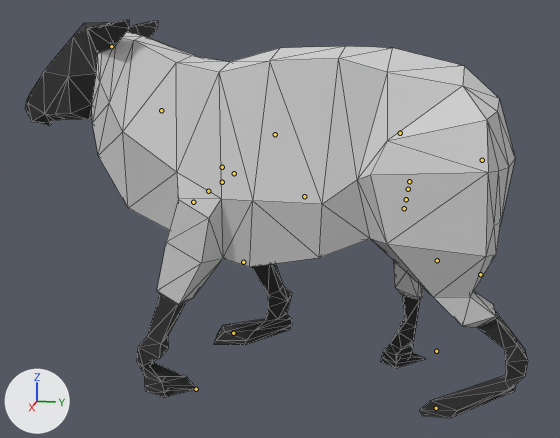
Renders of the glTF model assets/animals/Sheep.glb from each side of a commit.
Before and after are seen from a 50 mm camera at (8.99, 1.48, 4.26) aimed at (0.01, -0.32, 2.01). Every picture has the same lights, and +X, +Y and +Z are marked at lower left. The picture after the commit comes second. Both versions are drawn at frame 8 of the action 'Walk'; the numbers are the values there. The bones that change, and the others that lie on the model, are drawn over the model as lines. Mesh edges are drawn as thin lines.

The first picture shows 'Sheep'.
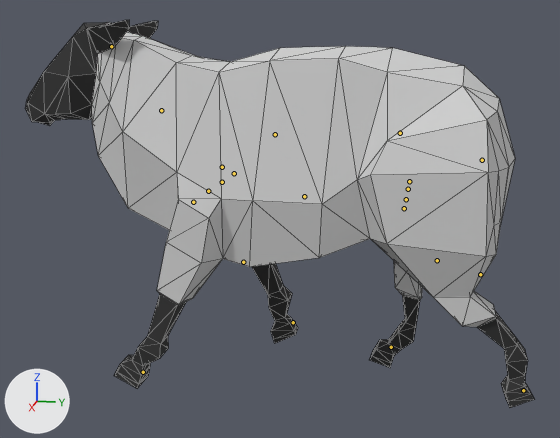
Pixel boxes [x1, y1, x2, y2] of what changed, in the pictures (560 x 438 px):
'Sheep', posed
    before: [26, 20, 528, 418]
    after: [26, 20, 534, 408]
bone 'FrontFoot_R', root to tip
    before: (233, 333) to (232, 333)
    after: (293, 322) to (292, 322)
bone 'BackFoot_R', root to tip
    before: (436, 351) to (435, 351)
    after: (391, 347) to (390, 346)
bone 'FrontFoot_L', root to tip
    before: (196, 389) to (194, 388)
    after: (143, 372) to (141, 372)
bone 'BackFoot_L', root to tip
    before: (436, 408) to (434, 407)
    after: (523, 390) to (522, 391)

What the commit changed:
Bone 'FrontFoot_R' (bone_frontfoot_r) moves from (0.0, 0.0, 0.0) to (0.0, -0.00847, -0.00226).
Bone 'FrontFoot_R' (bone_frontfoot_r) turns from (0, 0, 0) to (28, 0, 0) degrees about its own x, y and z.
Bone 'BackFoot_R' (bone_backfoot_r) moves from (0.0, 0.0, 0.0) to (0.0, 0.00598, -6e-05).
Bone 'BackFoot_R' (bone_backfoot_r) turns from (0, 0, 0) to (-15, 0, 0) degrees about its own x, y and z.
Bone 'FrontFoot_L' (bone_frontfoot_l) moves from (0.0, 0.0, 0.0) to (0.0, 0.00657, -0.00153).
Bone 'FrontFoot_L' (bone_frontfoot_l) turns from (0, 0, 0) to (-17, 0, 0) degrees about its own x, y and z.
Bone 'BackFoot_L' (bone_backfoot_l) moves from (0.0, 0.0, 0.0) to (0.0, -0.00927, -0.00299).
Bone 'BackFoot_L' (bone_backfoot_l) turns from (0, 0, 0) to (30, 0, 0) degrees about its own x, y and z.
